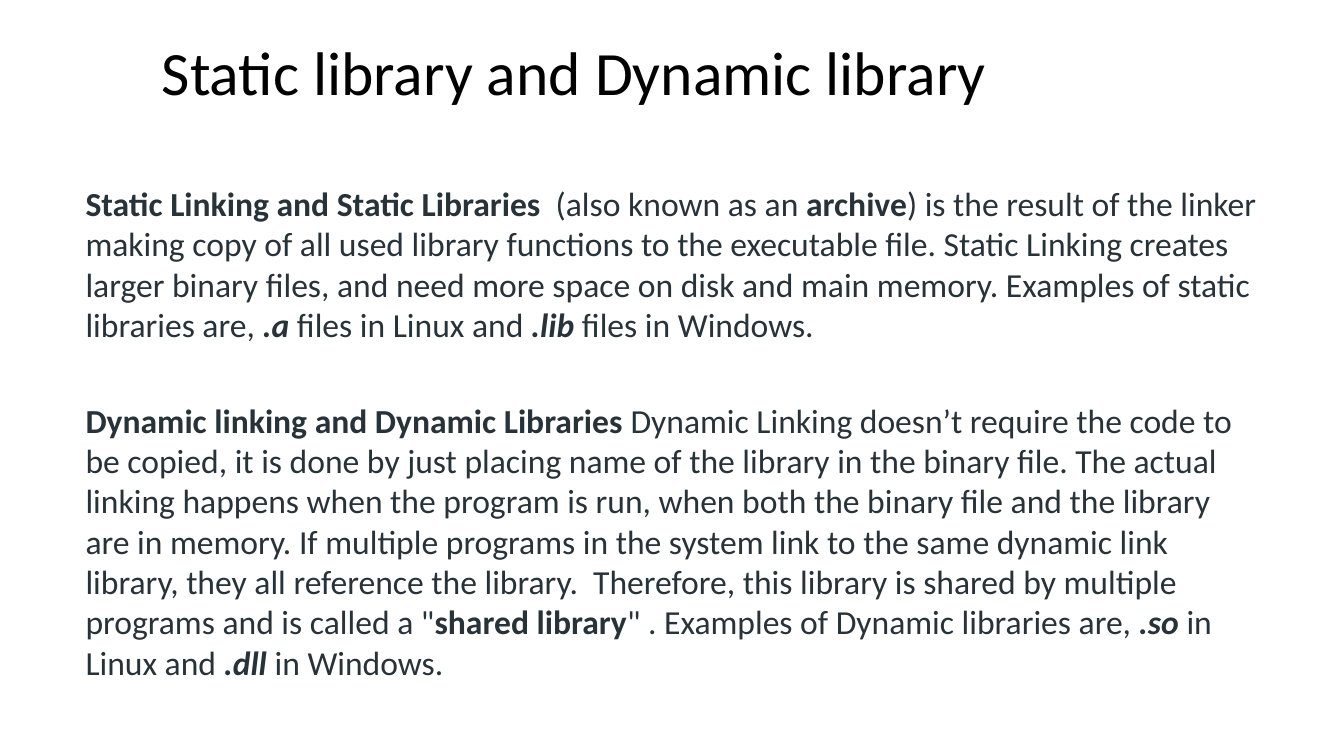
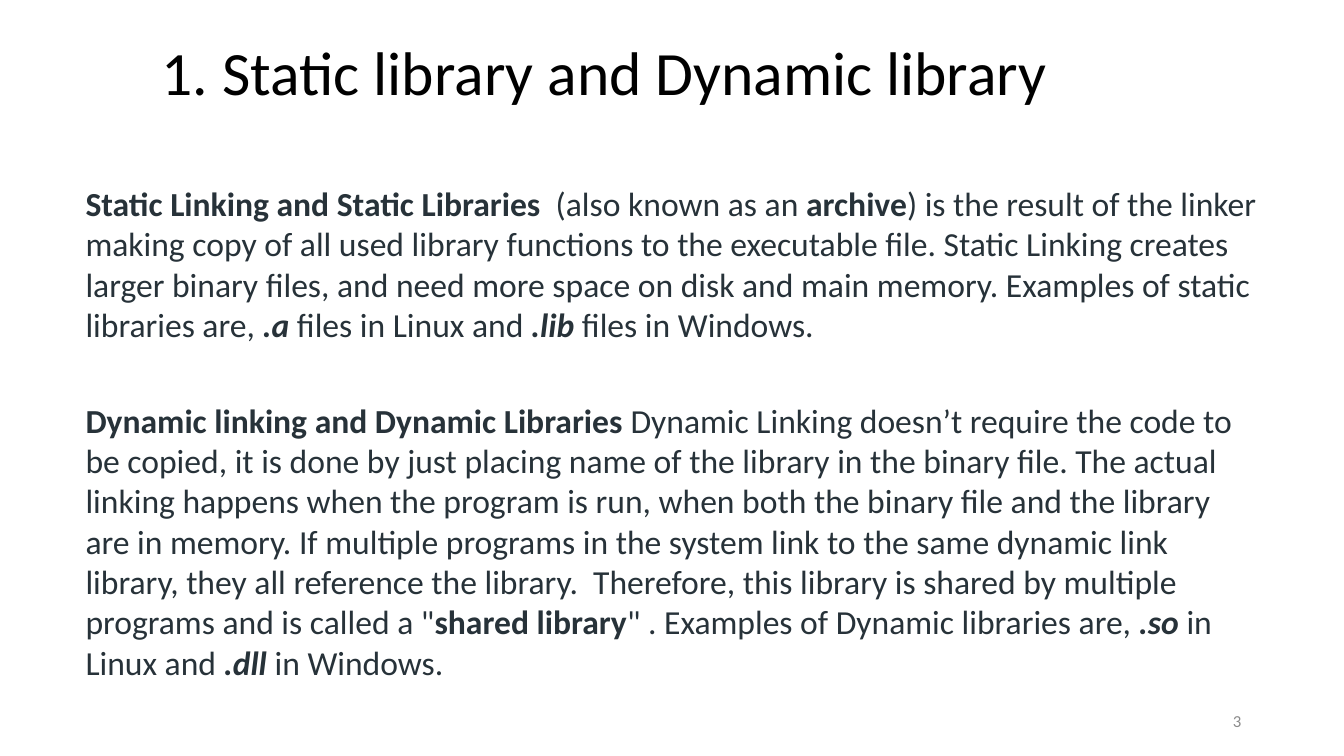
Before and after one commit to ShiqiYu/CPP, a slide deck: slide 3 of week06/Lab06.pptx (slide 2 before the commit). Drawn at 1344x756 pixels with LibreOffice and Linux fonts; fonts in the diff are those of the drawing; background and template pictures are left out. Boxes give left, top, right and bottom in pixels: in the first picture for what was removed or moved away, otherwise in the second. Text is boxed around its words. In the diff, an @@ line names an element or a change of style, - is before the commit and + after.

```diff
--- a/week06/Lab06.pptx
+++ b/week06/Lab06.pptx
@@ title at <box>162,52,1046,105</box>: text changed @@
-Static library and Dynamic library
+1. Static library and Dynamic library
@@ page number added at <box>1233,716,1241,727</box>, 12 pt, text #8C8C8C @@
+3
```
Also in this commit, not shown: 18 other slides changed, 6 slides added, 3 other files.
